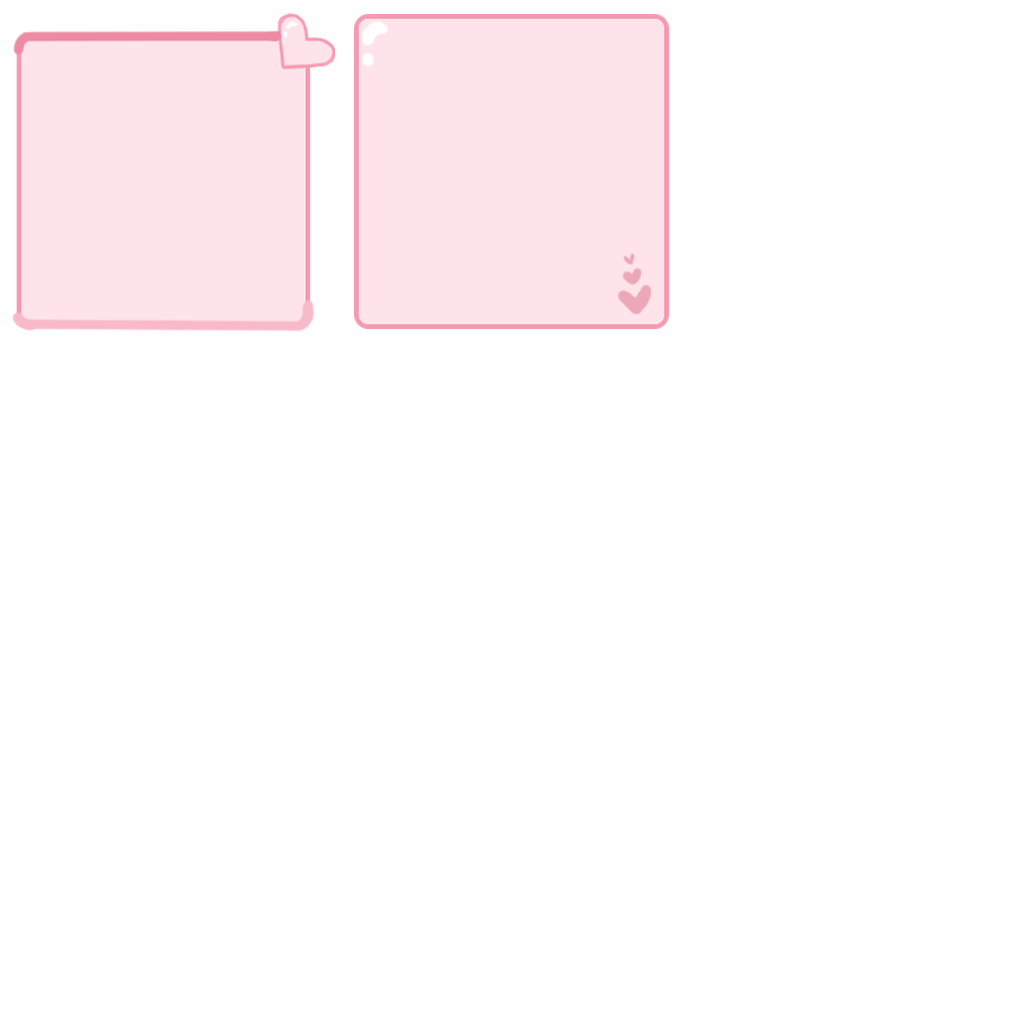
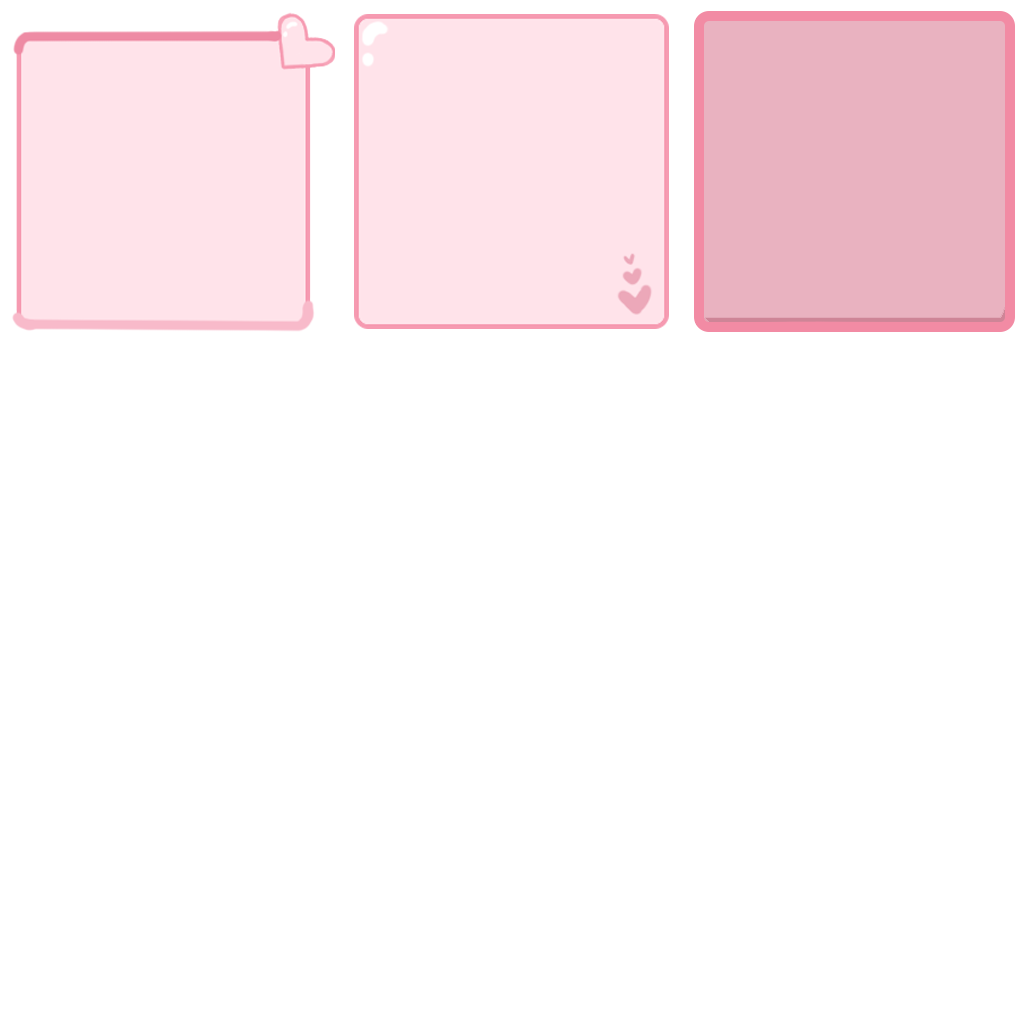
The second 1024x1024 image is a revision of the first. Changes to its layers:
added layer "Rounded Rectangle 2" above "Layer 3" over (694, 11, 1015, 332)
added layer "Layer 3" above "Rounded Rectangle 1" over (695, 13, 1012, 330)
